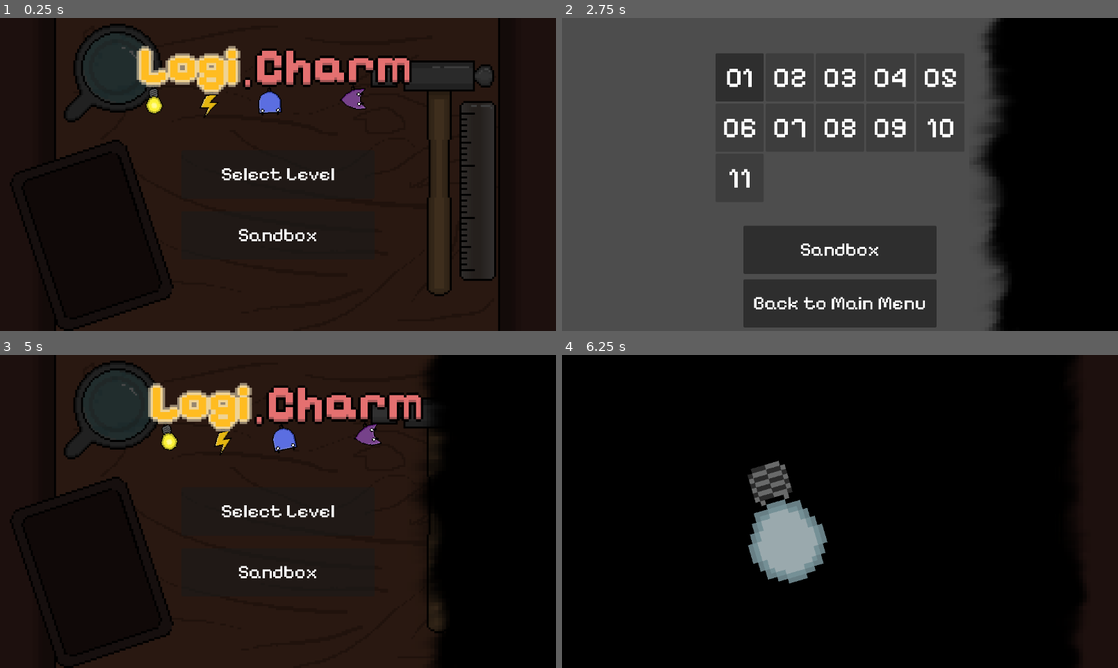
Above: before the commit, frames 1-4 (two rows, left to right).
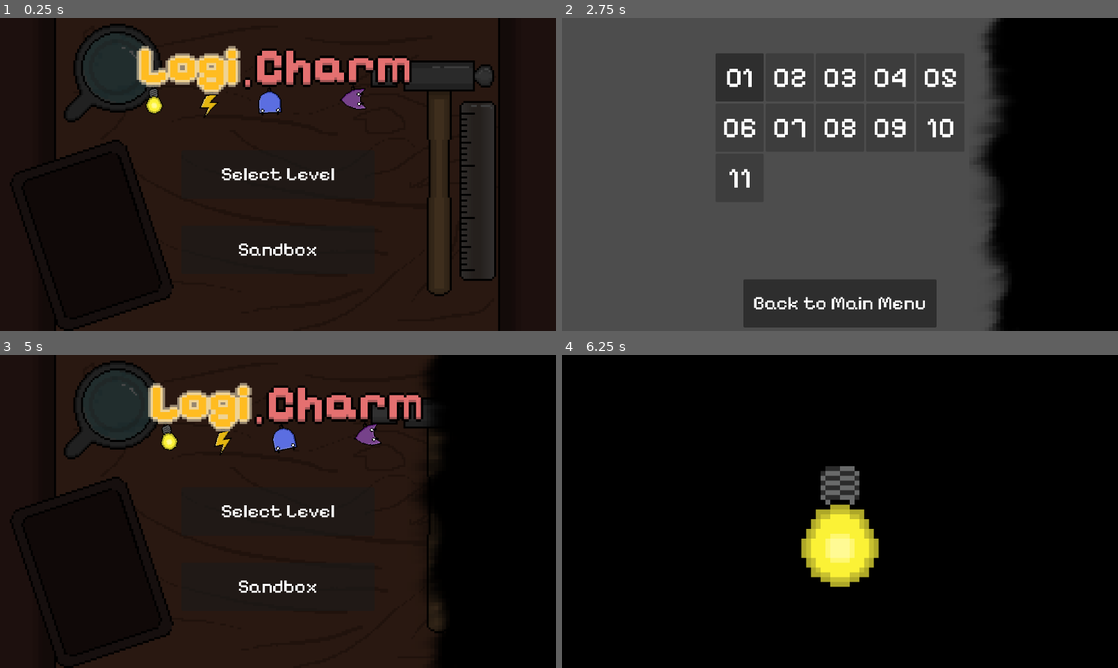
Above: after the commit, the same moments.

Repository: triangle-int/logi-charm
Game: Godot game, scene res://scenes/main_menu.tscn
The game is run twice, just before and just after one commit, with the same random seed, the same clock (stepped at 60 frames per second) and the same inputs.
Inputs (mouse positions are in pixels of both pictures, inside the frame that each line leads up to):
- Up to frame 1 (0.25 s): no input
- Up to frame 2 (2.75 s): click "Select Level" at 0.5 s; click "Sandbox" (after the commit: "00") at 1.25 s; click (840, 249) at 2 s, where only the run before the commit has a clickable "00"
- Up to frame 3 (5 s): click "Back to Main Menu" at 2.75 s; click "01" at 3.5 s; click "Select Level" at 4.25 s
- Up to frame 4 (6.25 s): click "Sandbox" (after the commit: "00") at 5 s; click "Select Level" at 5.75 s

The runs differ from the first frame. In frame 1, 0.5% of the frame differs, in the area x 42-57%, y 67-76%; in frame 2, 5.3%; in frame 3, 0.5%; in frame 4, 13%, in the area x 33-100%, y 0-100%.

Commit message:
Reworked load manager

Diff:
--- a/project.godot
+++ b/project.godot
@@ -21,6 +21,7 @@
 ComponentsSignals="*res://scripts/signal_manager.gd"
 LoadManager="*res://scripts/autoloads/load_manager.gd"
 LevelProgressManager="*res://scripts/progress/progress_manager.gd"
+LevelManager="*res://scripts/autoloads/level_manager.gd"
 
 [display]
 
--- a/scenes/level_selector.tscn
+++ b/scenes/level_selector.tscn
@@ -1,7 +1,6 @@
-[gd_scene load_steps=6 format=3 uid="uid://b413entmk714a"]
+[gd_scene load_steps=5 format=3 uid="uid://b413entmk714a"]
 
 [ext_resource type="PackedScene" uid="uid://103m37is5r48" path="res://scenes/ui/level_select_button.tscn" id="1_8mxoc"]
-[ext_resource type="Script" path="res://scripts/ui/load_level_button.gd" id="2_8xtnt"]
 [ext_resource type="FontFile" uid="uid://dbqojy1yc5n6y" path="res://fonts/PixelifySans-Medium.ttf" id="2_u0lvk"]
 [ext_resource type="Script" path="res://scripts/ui/back_to_menu.gd" id="3_xtfr3"]
 
@@ -72,45 +71,6 @@
 layout_mode = 2
 level_index = 11
 
-[node name="Sandbox" type="Button" parent="Menu"]
-anchors_preset = 8
-anchor_left = 0.5
-anchor_top = 0.5
-anchor_right = 0.5
-anchor_bottom = 0.5
-offset_left = -200.0
-offset_top = 106.0
-offset_right = 200.0
-offset_bottom = 206.001
-grow_horizontal = 2
-grow_vertical = 2
-script = ExtResource("2_8xtnt")
-
-[node name="Label" type="Label" parent="Menu/Sandbox"]
-visible = false
-layout_mode = 1
-anchors_preset = 15
-anchor_right = 1.0
-anchor_bottom = 1.0
-grow_horizontal = 2
-grow_vertical = 2
-text = "Back to Main Menu"
-label_settings = SubResource("LabelSettings_i1h5s")
-horizontal_alignment = 1
-vertical_alignment = 1
-
-[node name="RealLabel" type="Label" parent="Menu/Sandbox"]
-layout_mode = 1
-anchors_preset = 15
-anchor_right = 1.0
-anchor_bottom = 1.0
-grow_horizontal = 2
-grow_vertical = 2
-text = "Sandbox"
-label_settings = SubResource("LabelSettings_i1h5s")
-horizontal_alignment = 1
-vertical_alignment = 1
-
 [node name="Button" type="Button" parent="Menu"]
 anchors_preset = 8
 anchor_left = 0.5
--- a/scenes/main_menu.tscn
+++ b/scenes/main_menu.tscn
@@ -1,14 +1,30 @@
-[gd_scene load_steps=16 format=3 uid="uid://bp2pl7ojv65o8"]
+[gd_scene load_steps=18 format=3 uid="uid://bp2pl7ojv65o8"]
 
 [ext_resource type="Script" path="res://scripts/start_button.gd" id="1_d1l0p"]
 [ext_resource type="Texture2D" uid="uid://c8nvqsmkdwk86" path="res://sprites/background/table_background.png" id="1_x3bpa"]
 [ext_resource type="FontFile" uid="uid://dbqojy1yc5n6y" path="res://fonts/PixelifySans-Medium.ttf" id="2_40mcb"]
 [ext_resource type="Texture2D" uid="uid://d3xuk5p8mdhpn" path="res://sprites/background/table_toolbox.png" id="2_grxqb"]
 [ext_resource type="Texture2D" uid="uid://3is8nshnmprv" path="res://sprites/ui/title_logo.png" id="5_xdlmx"]
+[ext_resource type="Script" path="res://scripts/ui/load_level_button.gd" id="6_bncuq"]
 [ext_resource type="Texture2D" uid="uid://it8m201ieb2f" path="res://sprites/gates/init_gate.png" id="6_oodhb"]
 [ext_resource type="Texture2D" uid="uid://e4udc2n6ulhw" path="res://sprites/gates/and_gate.png" id="7_cnipx"]
 [ext_resource type="Texture2D" uid="uid://b5o1desqe0lp2" path="res://sprites/gates/or_gate.png" id="8_5fm34"]
 [ext_resource type="Texture2D" uid="uid://dd0yfmfksxq2l" path="res://sprites/gates/end_gate.png" id="9_a7n57"]
+
+[sub_resource type="Animation" id="Animation_s8jb4"]
+length = 0.001
+tracks/0/type = "value"
+tracks/0/imported = false
+tracks/0/enabled = true
+tracks/0/path = NodePath("AnchorRemote:position")
+tracks/0/interp = 1
+tracks/0/loop_wrap = true
+tracks/0/keys = {
+"times": PackedFloat32Array(0),
+"transitions": PackedFloat32Array(1),
+"update": 0,
+"values": [Vector2(576, 100)]
+}
 
 [sub_resource type="Animation" id="Animation_leaq7"]
 resource_name = "loop"
@@ -27,21 +43,6 @@
 "values": [Vector2(556, 100), Vector2(596, 100)]
 }
 
-[sub_resource type="Animation" id="Animation_s8jb4"]
-length = 0.001
-tracks/0/type = "value"
-tracks/0/imported = false
-tracks/0/enabled = true
-tracks/0/path = NodePath("AnchorRemote:position")
-tracks/0/interp = 1
-tracks/0/loop_wrap = true
-tracks/0/keys = {
-"times": PackedFloat32Array(0),
-"transitions": PackedFloat32Array(1),
-"update": 0,
-"values": [Vector2(576, 100)]
-}
-
 [sub_resource type="AnimationLibrary" id="AnimationLibrary_05ey7"]
 _data = {
 "RESET": SubResource("Animation_s8jb4"),
@@ -52,6 +53,10 @@
 size = Vector2(578, 90)
 
 [sub_resource type="LabelSettings" id="LabelSettings_m3aed"]
+font = ExtResource("2_40mcb")
+font_size = 40
+
+[sub_resource type="LabelSettings" id="LabelSettings_5uow2"]
 font = ExtResource("2_40mcb")
 font_size = 40
 
@@ -77,7 +82,6 @@
 metadata/_edit_group_ = true
 
 [node name="CollisionShape2D" type="CollisionShape2D" parent="Anchor"]
-scale = Vector2(1, 1)
 shape = SubResource("RectangleShape2D_wiift")
 
 [node name="Title" type="Sprite2D" parent="Anchor"]
@@ -148,13 +152,27 @@
 anchor_right = 0.5
 anchor_bottom = 0.5
 offset_left = -200.0
-offset_top = 76.0
+offset_top = 106.0
 offset_right = 200.0
-offset_bottom = 176.0
-grow_horizontal = 2
-grow_vertical = 2
+offset_bottom = 206.001
+grow_horizontal = 2
+grow_vertical = 2
+script = ExtResource("6_bncuq")
 
 [node name="Label" type="Label" parent="Menu/Sandbox"]
+visible = false
+layout_mode = 1
+anchors_preset = 15
+anchor_right = 1.0
+anchor_bottom = 1.0
+grow_horizontal = 2
+grow_vertical = 2
+text = "Back to Main Menu"
+label_settings = SubResource("LabelSettings_5uow2")
+horizontal_alignment = 1
+vertical_alignment = 1
+
+[node name="RealLabel" type="Label" parent="Menu/Sandbox"]
 layout_mode = 1
 anchors_preset = 15
 anchor_right = 1.0
@@ -162,7 +180,7 @@
 grow_horizontal = 2
 grow_vertical = 2
 text = "Sandbox"
-label_settings = SubResource("LabelSettings_m3aed")
+label_settings = SubResource("LabelSettings_5uow2")
 horizontal_alignment = 1
 vertical_alignment = 1
 
@@ -270,4 +288,3 @@
 shape = SubResource("RectangleShape2D_hl4qm")
 
 [connection signal="pressed" from="Menu/SelectLevels" to="Menu/SelectLevels" method="_on_pressed"]
-[connection signal="pressed" from="Menu/Sandbox" to="Menu/Sandbox" method="_on_pressed"]
--- /dev/null
+++ b/scripts/autoloads/level_manager.gd
@@ -0,0 +1,3 @@
+extends Node
+
+var current_level = -1
--- a/scripts/autoloads/load_manager.gd
+++ b/scripts/autoloads/load_manager.gd
@@ -1,7 +1,7 @@
 extends Node
 
 signal progress_changed(progress: float);
-signal load_done(node: Node);
+signal load_done;
 
 var _load_screen_path = "res://scenes/loading_screen.tscn";
 var _load_screen = load(_load_screen_path);
@@ -9,7 +9,6 @@
 var _scene_path: String;
 var _progress = [];
 
-var currently_loaded: Node = null;
 var use_sub_threads = true;
 
 
@@ -28,30 +27,24 @@
 
 
 func start_load() -> void:
-	var state = ResourceLoader.load_threaded_request(_scene_path, "", use_sub_threads);
+	var state = ResourceLoader.load_threaded_request(_scene_path, "", use_sub_threads)
 	if state == OK:
-		set_process(true);
+		set_process(true)
 
 
 func _process(_delta):
-	var load_status = ResourceLoader.load_threaded_get_status(_scene_path, _progress);
+	var load_status = ResourceLoader.load_threaded_get_status(_scene_path, _progress)
 	match load_status:
 		0, 2:
-			set_process(false);
-			return;
+			set_process(false)
+			return
 		1:
-			progress_changed.emit(_progress[0]);
+			progress_changed.emit(_progress[0])
 		3:
-			_loaded_resource = ResourceLoader.load_threaded_get(_scene_path);
-			var node = _loaded_resource.instantiate()
+			_loaded_resource = ResourceLoader.load_threaded_get(_scene_path)
 
-			progress_changed.emit(1.0);
-			load_done.emit(node)
+			progress_changed.emit(1.0)
+			load_done.emit()
 
-			get_parent().add_child(node)
-
-			if currently_loaded != null:
-				currently_loaded.queue_free()
-
-			currently_loaded = node
-			set_process(false);
+			get_tree().change_scene_to_packed(_loaded_resource)
+			set_process(false)
--- a/scripts/game_loader.gd
+++ b/scripts/game_loader.gd
@@ -4,11 +4,14 @@
 @export var levels: Array[PackedScene]
 
 var current_level: Level = null
-var current_index
 
 @onready var completed = $UI/Completed
 @onready var failed = $UI/Failed
 @onready var tooltip_message = $UI/Tooltip/Message
+
+func _ready():
+	if LevelManager.current_level != -1:
+		load_level(LevelManager.current_level)
 
 func _input(event: InputEvent):
 	if event.is_action_pressed("toggle_simulation"):
@@ -28,7 +31,7 @@
 		current_level.level_completed.disconnect(_on_level_completed)
 		current_level.level_failed.disconnect(_on_level_failed)
 
-	current_index = index
+	LevelManager.current_level = index
 	current_level = levels[index].instantiate() as Level
 	current_level.level_completed.connect(_on_level_completed)
 	current_level.level_failed.connect(_on_level_failed)
@@ -43,7 +46,7 @@
 
 func _on_level_completed():
 	completed.visible = true
-	LevelProgressManager.save_level_beaten(current_index)
+	LevelProgressManager.save_level_beaten(LevelManager.current_level)
 
 func _on_level_failed():
 	failed.visible = true
@@ -54,7 +57,7 @@
 	LoadManager.load_scene("res://scenes/level_selector.tscn")
 
 func _on_next_level_button_pressed():
-	load_level((current_index + 1) % len(levels))
+	load_level((LevelManager.current_level + 1) % len(levels))
 
 func _on_continue_pressed():
 	ComponentsSignals.stop_simulation()
--- a/scripts/start_button.gd
+++ b/scripts/start_button.gd
@@ -2,5 +2,4 @@
 
 
 func _on_pressed():
-	LoadManager.currently_loaded = $"../../"
 	LoadManager.load_scene("res://scenes/level_selector.tscn")
--- a/scripts/ui/load_level_button.gd
+++ b/scripts/ui/load_level_button.gd
@@ -9,9 +9,5 @@
 	label.text = str(level_index).lpad(2, '0')
 
 func _pressed():
-	LoadManager.load_done.connect(_on_game_loaded)
+	LevelManager.current_level = level_index
 	LoadManager.load_scene("res://scenes/game.tscn")
-
-func _on_game_loaded(node: LevelLoader):
-	LoadManager.load_done.disconnect(_on_game_loaded)
-	node.ready.connect(node.load_level.bind(level_index))
--- a/scripts/ui/loading_screen.gd
+++ b/scripts/ui/loading_screen.gd
@@ -23,7 +23,7 @@
 func update_progress_bar(_value: float):
 	pass
 
-func start_outro_animation(_node: Node):
+func start_outro_animation():
 	light_bulb.texture = on_light_bulb
 	animation_player.play("end_load")
 	await animation_player.animation_finished
Not shown: 1 places in scenes/game.tscn that only renumber resources
